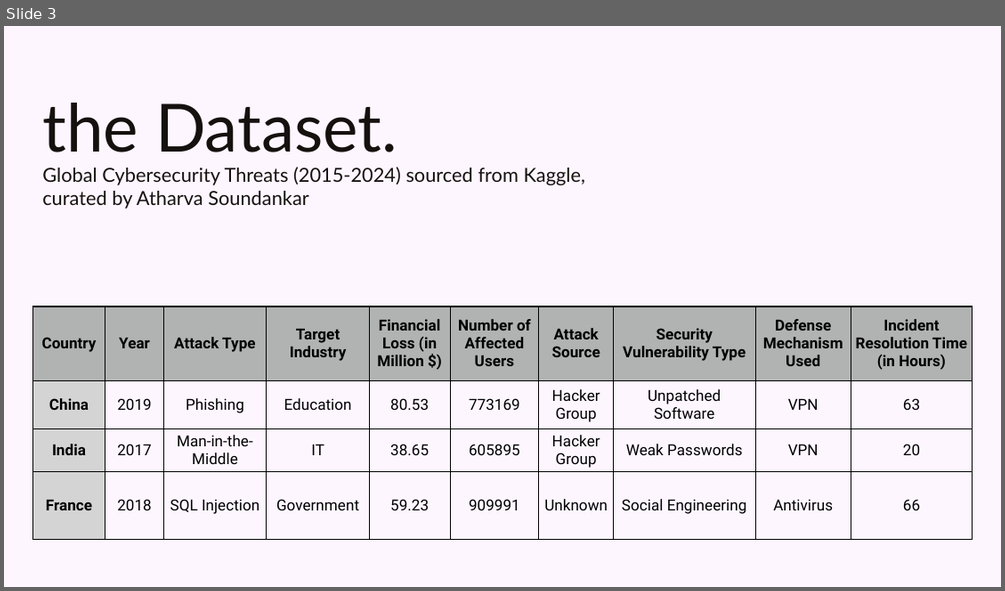
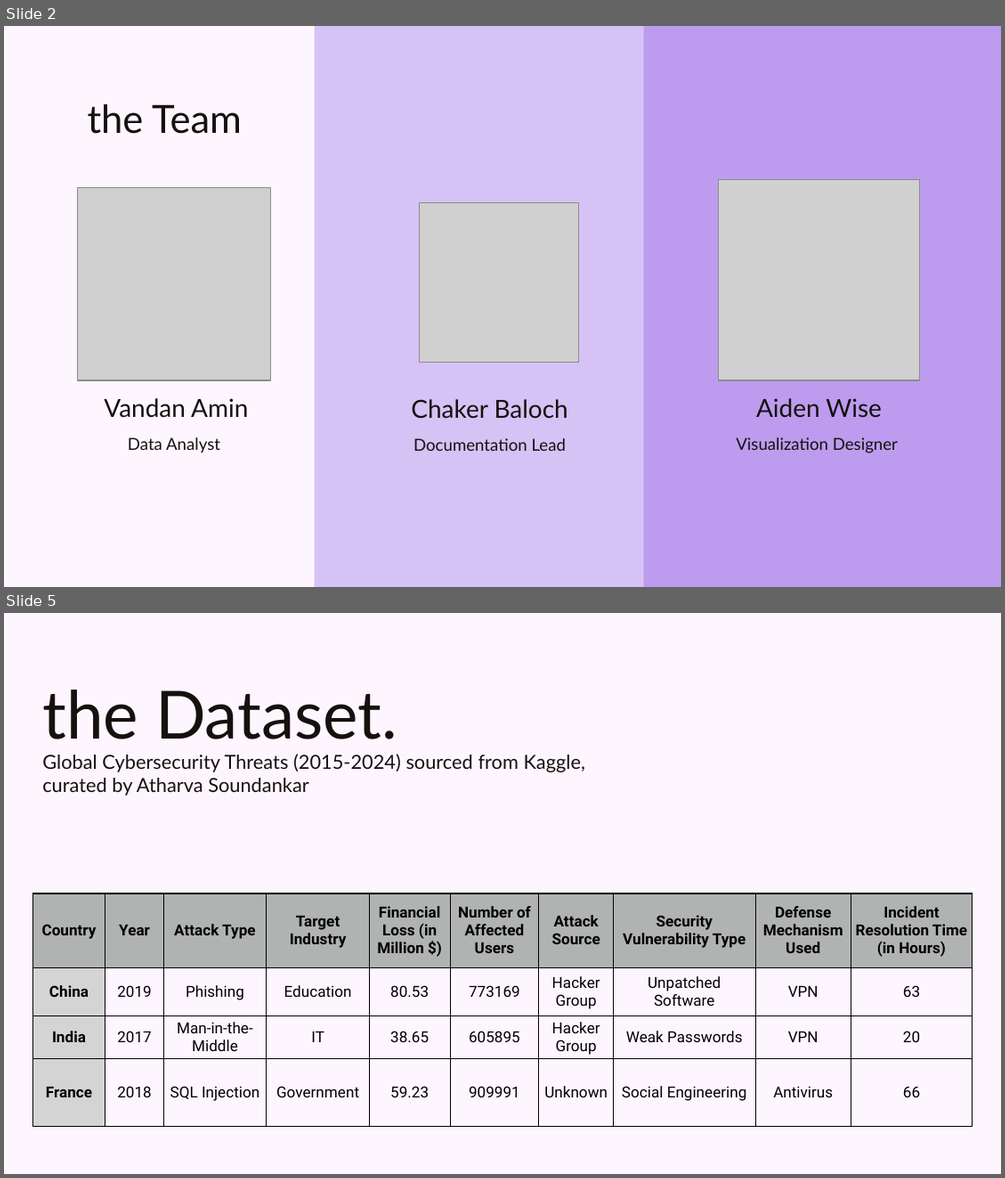
Before and after one commit to Vamin-co/CyberInsights, a slide deck: CyberInsightsPres.pptx. Shown one above the other, each under a label of ours: slide 3 before the commit, slides 2 and 5 after it; the slides between them are not shown. The pictures are 1005x591 and 1005x1178 pixels, drawn with LibreOffice and Linux fonts; fonts in the diff are those of the drawing; grey boxes stand for pictures; background and template pictures are left out. Boxes give left, top, right and bottom in pixels: in the first picture for what was removed or moved away, otherwise in the second. Text is boxed around its words. In the diff, an @@ line names an element or a change of style, - is before the commit and + after.

```diff
--- a/CyberInsightsPres.pptx
+++ b/CyberInsightsPres.pptx
@@ slide 2 added at [4, 26, 1001, 587], background picture (left out) @@
@@ rectangle added at [314, 26, 1001, 586], fill #D6C2F5 @@
@@ rectangle added at [644, 26, 1001, 586], fill #BD9CEF @@
@@ title added at [88, 104, 242, 134], 28 pt, text #15110E @@
+the Team
@@ picture added at [719, 179, 920, 381] @@
@@ picture added at [78, 187, 270, 380] @@
@@ picture added at [420, 202, 579, 362] @@
@@ subtitle added at [104, 398, 248, 418], 18 pt, text #15110E @@
+Vandan Amin
@@ subtitle added at [411, 399, 568, 418], 18 pt, text #15110E @@
+Chaker Baloch
@@ subtitle added at [756, 398, 881, 418], 18 pt, text #15110E @@
+Aiden Wise
@@ subtitle added at [128, 437, 220, 453], 12 pt, text #15110E @@
+Data Analyst
@@ subtitle added at [413, 438, 566, 451], 12 pt, text #15110E @@
+Documentation Lead
@@ subtitle added at [736, 437, 898, 453], 12 pt, text #15110E @@
+Visualization Designer
@@ what was slide 3 is now slide 5 @@
```
Also in this commit, not shown: 2 slides changed, 6 other slides added, 12 slides removed, 1 other file.
